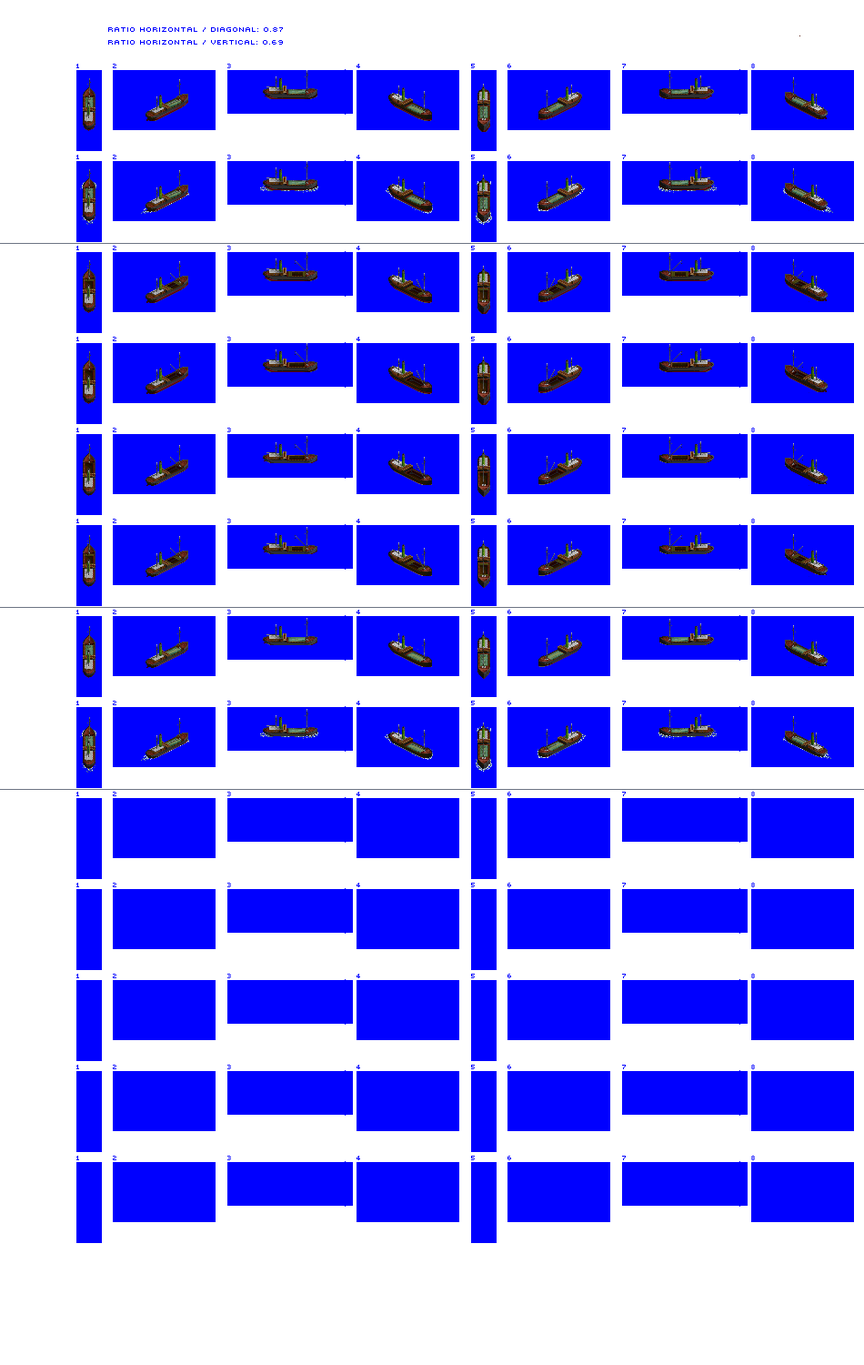
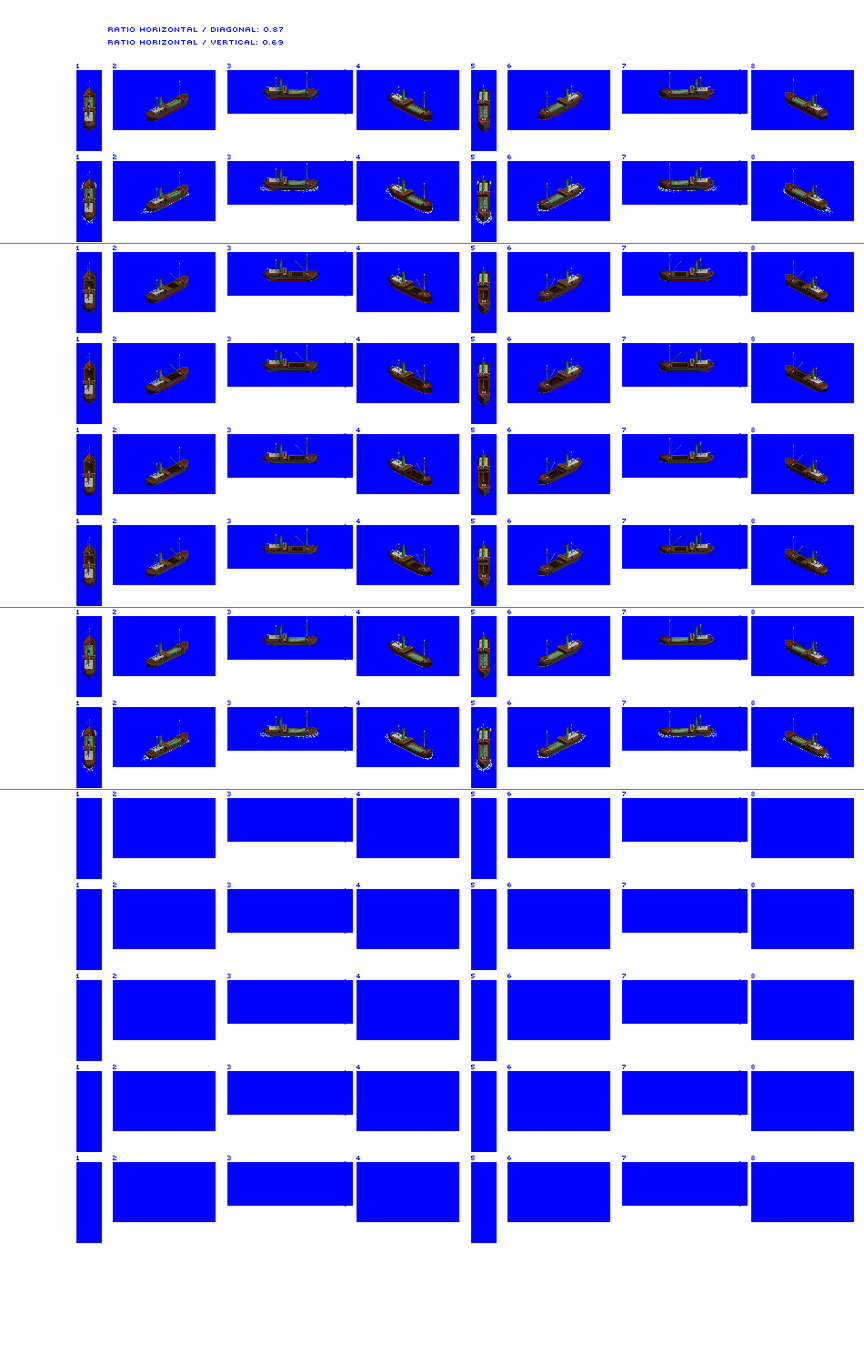
Comparing the layer stacks of the two w=864, h=1365 images. Changes:
added layer "mast shorter" in group "lil´Cumbrae" over [87,71,817,759]
hid "masts", painted on it over [87,70,817,759]
painted on "boom" over [792,538,797,542]
painted on "boom loading/stage 2" over [792,354,797,451]
painted on "ship" over [87,35,828,759]
